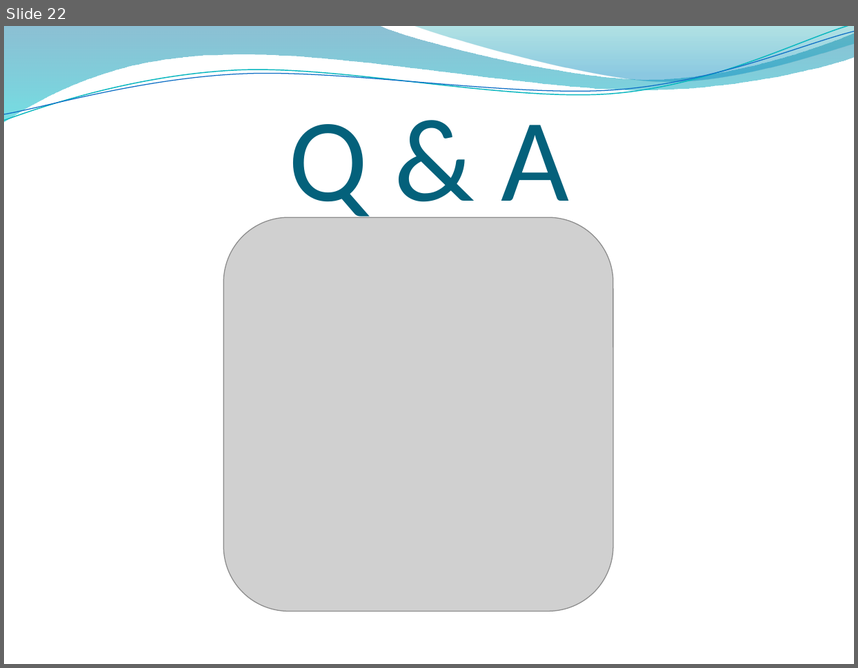
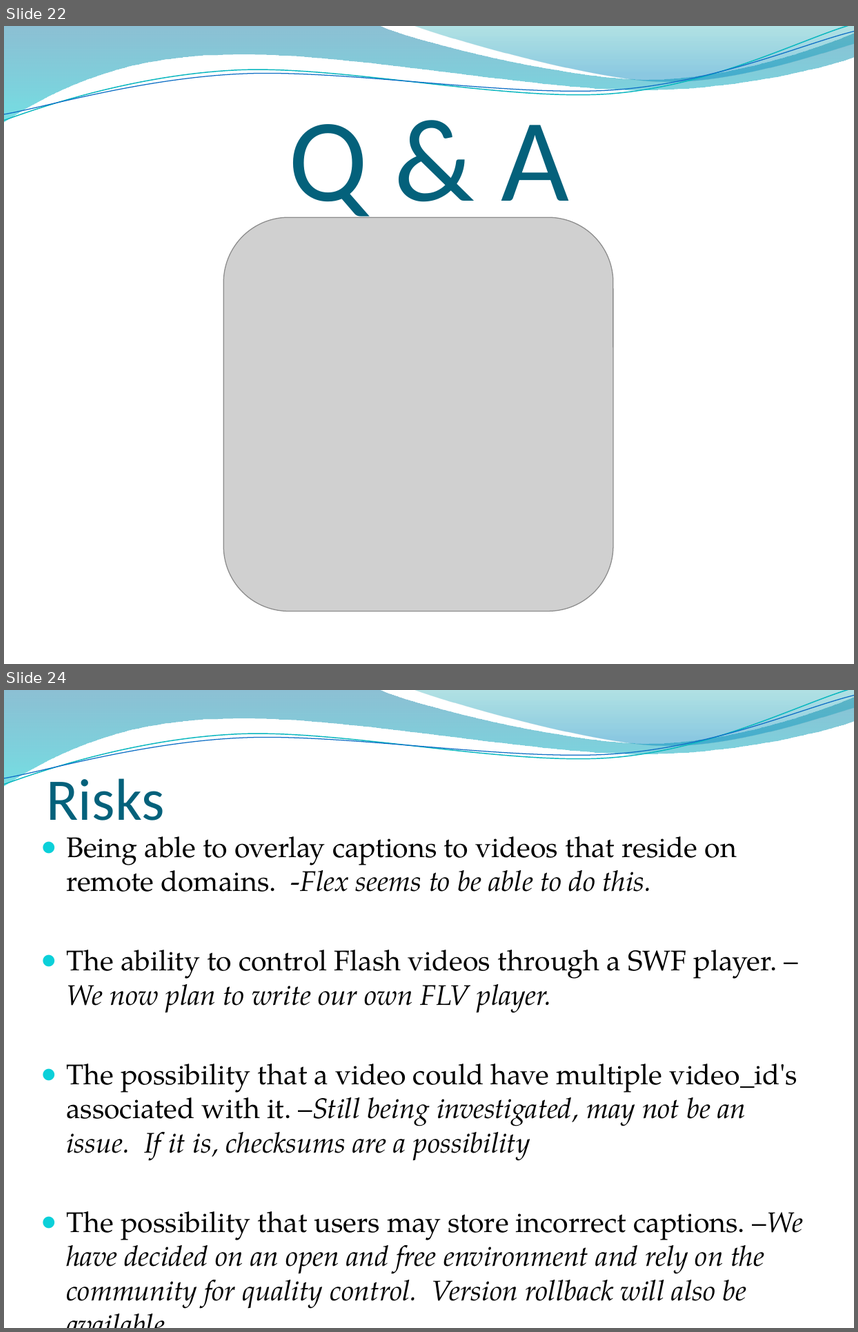
Before and after one commit to ProjPossibility/pp-community-captioner, a slide deck: CC.pptx. Shown one above the other, each under a label of ours: slide 22 before the commit, slides 22 and 24 after it; the slides between them are not shown. The pictures are 858x668 and 858x1332 pixels, drawn with LibreOffice and Linux fonts; fonts in the diff are those of the drawing; grey boxes stand for pictures; background and template pictures are left out. Boxes give left, top, right and bottom in pixels: in the first picture for what was removed or moved away, otherwise in the second. Text is boxed around its words. In the diff, an @@ line names an element or a change of style, - is before the commit and + after.

Commit message:
Added backup slide for risks

```diff
--- a/CC.pptx
+++ b/CC.pptx
@@ slide 24 added at [4, 690, 854, 1328], background picture (left out); not listed: 4 template elements that a slide beside it also shows @@
@@ title added at [47, 778, 165, 820], 50 pt, text #04617B @@
+Risks
@@ text added at [66, 836, 803, 1308], 24.1 pt, text #000000, italic @@
+● Being able to overlay captions to videos that reside on remote domains. -Flex seems to be able to do this.
+● The ability to control Flash videos through a SWF player. –We now plan to write our own FLV player.
+● The possibility that a video could have multiple video_id's associated with it. –Still being investigated, may not be an issue. If it is, checksums are a possibility
+● The possibility that users may store incorrect captions. –We have decided on an open and free environment and rely on the community for quality control. Version rollback will also be available.
```
Also in this commit, not shown: 1 other slide added.
